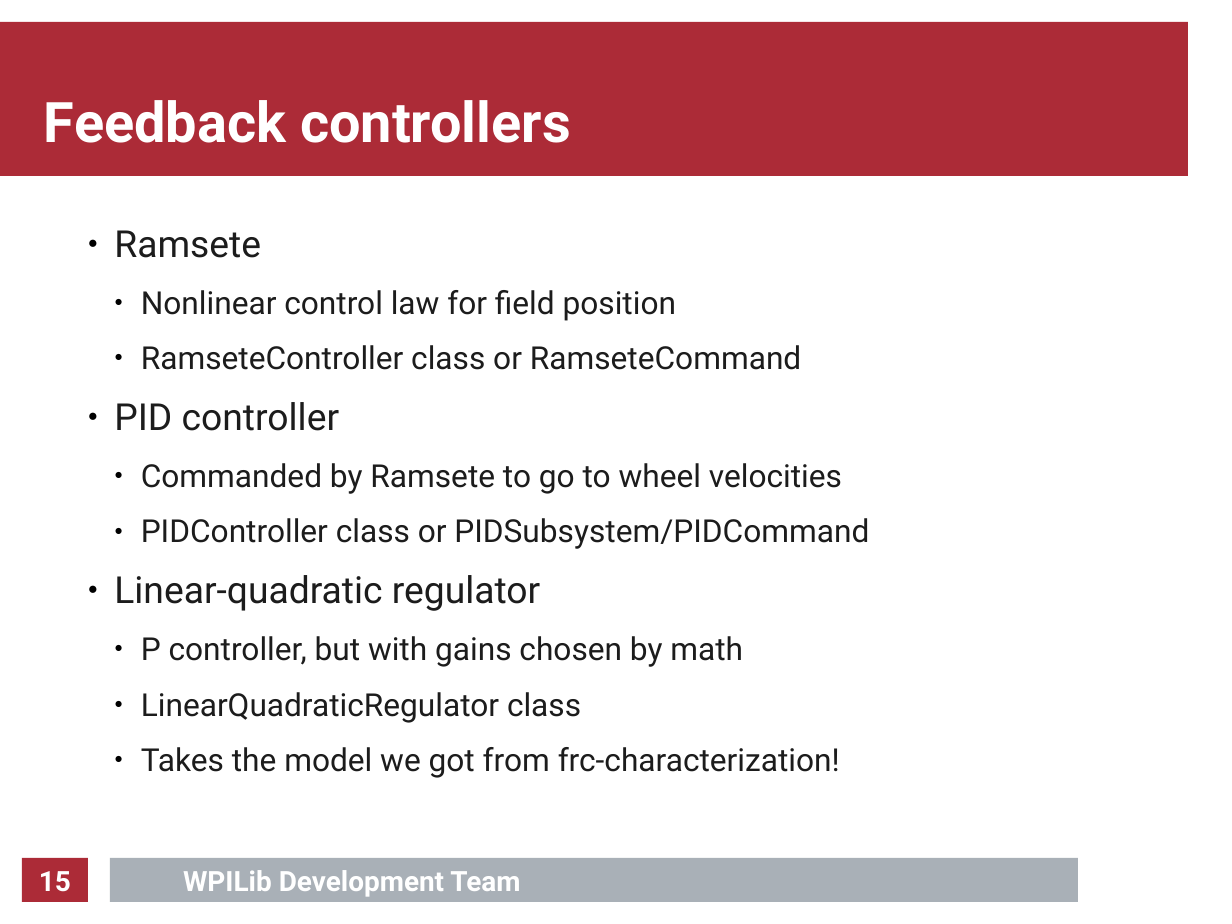
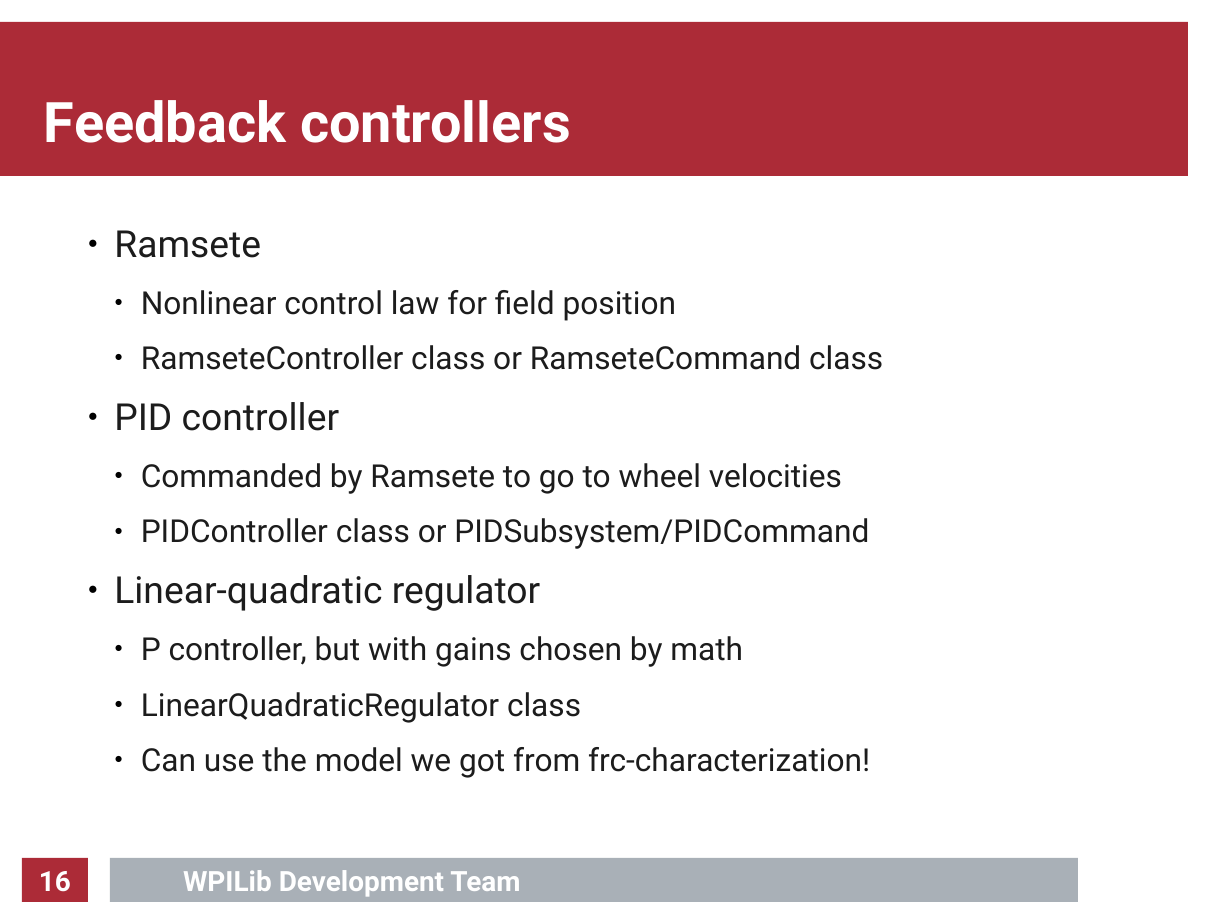
Before and after one commit to calcmogul/auton-driving-presentation, a slide deck: slide 16 of presentation/presentation.odp (slide 15 before the commit). Drawn at 1232x924 pixels with LibreOffice and Linux fonts; fonts in the diff are those of the drawing; background and template pictures are left out. Boxes give left, top, right and bottom in pixels: in the first picture for what was removed or moved away, otherwise in the second. Text is boxed around its words. In the diff, an @@ line names an element or a change of style, - is before the commit and + after.

```diff
--- a/presentation/presentation.odp
+++ b/presentation/presentation.odp
@@ text at (141,345,883,370): text changed @@
-  ● RamseteController class or RamseteCommand
+  ● RamseteController class or RamseteCommand class
@@ text at (141,747,870,778): text changed @@
-  ● Takes the model we got from frc-characterization!
+  ● Can use the model we got from frc-characterization!
@@ page number at (39,871,71,892): text changed @@
-15
+16
```
Also in this commit, not shown: 9 other slides changed, 1 slide added, 6 other files.
